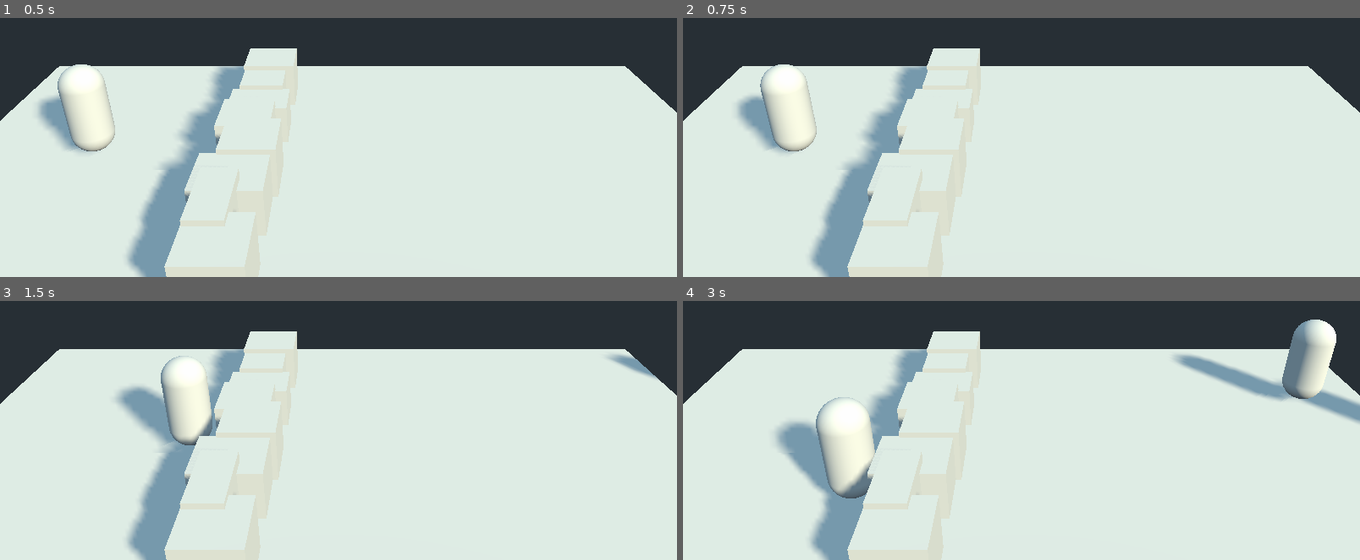
Above: before the commit, frames 1-4 (two rows, left to right).
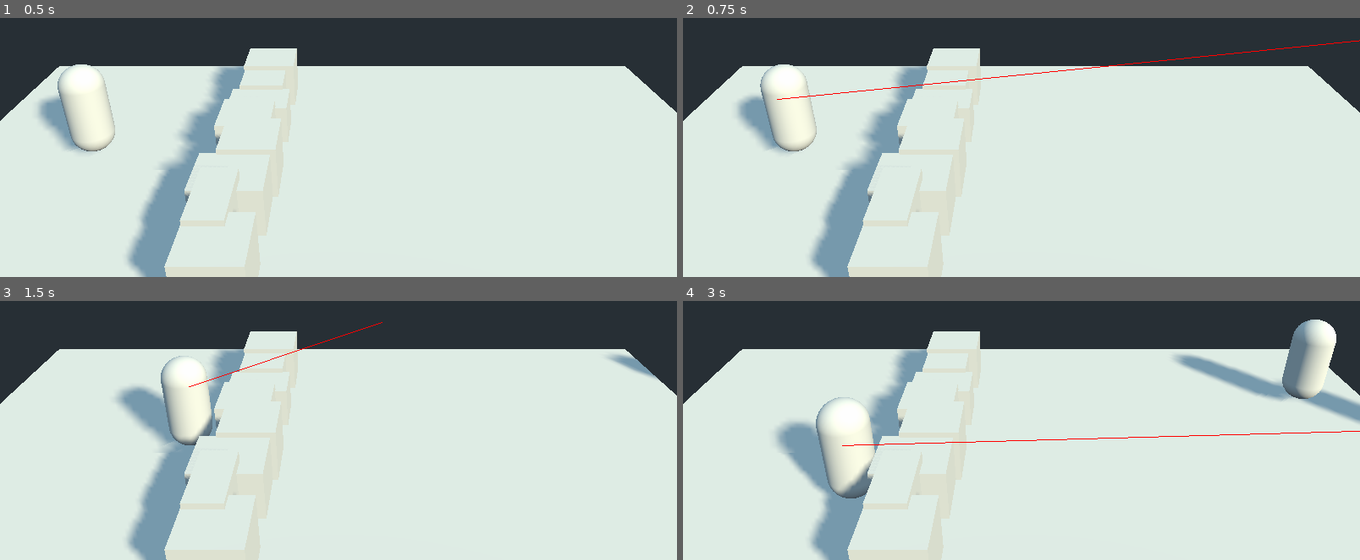
Above: after the commit, the same moments.

Repository: BFrizzleFoShizzle/UntitledZombieGame
Game: Godot game, scene res://World.tscn
Two runs of this game, one before a commit and one after it. Both use one fixed random seed, a clock stepped at 60 frames per second and the inputs below.
Inputs (mouse positions are in pixels of both pictures, inside the frame that each line leads up to):
- Up to frame 1 (0.5 s): no input
- Up to frame 2 (0.75 s): tap Enter at 0.5 s; move the mouse to (1170, 59) at 0.52 s; hold Right (ui_right) from 0.53 s (still down); click (1170, 59) at 0.67 s
- Up to frame 3 (1.5 s): move the mouse to (203, 381) at 1.27 s; release Right (ui_right) at 1.28 s; hold Down (ui_down) from 1.28 s (still down); click (203, 381) at 1.42 s
- Up to frame 4 (3 s): move the mouse to (outside the picture) at 2.02 s; release Down (ui_down) at 2.03 s; hold Right (ui_right) 2.03-2.78 s; click (outside the picture) at 2.17 s; move the mouse to (987, 440) at 2.77 s; hold Up (ui_up) from 2.78 s (still down); click (987, 440) at 2.92 s

Frame 1 is identical in both runs. In frame 2, 0.3% of the frame differs, in the area x 13-100%, y 8-32%; in frame 3, less than 0.1%; in frame 4, 0.2%.

Commit message:
Better shooting

Diff:
--- a/Player.gd
+++ b/Player.gd
@@ -32,13 +32,28 @@
 	if event is InputEventMouseButton:
 		if event.button_index  == 1 && event.pressed == true:
 			var rayOrigin = global_transform.origin + Vector3(0.0, 0.2, 0.0)
-			print(rayOrigin)
-			var result = get_world().direct_space_state.intersect_ray(rayOrigin, rayOrigin + Vector3(10, 0, 0), [self])
-			if result:
-				if result.collider is Enemy:
-					print("Enemy hit!")
-					result.collider.take_damage(damage)
-				#print("Hit at point: ", result.position, result.collider,  result.collider is Enemy, result.collider.get_script(), result.collider.get_script() is Enemy, result.collider_id)
+
+			var camera = get_viewport().get_camera()
+			var pixelRayOrigin = camera.project_ray_origin(event.position)
+			var pixelRayDir = camera.project_ray_normal(event.position)
+			var pixelResult = get_world().direct_space_state.intersect_ray(pixelRayOrigin, pixelRayOrigin + pixelRayDir * 200.0, [], 2147483647, false, true)
+			#if pixelResult:
+			#	print("Hit at point: ", pixelResult.position, pixelResult.collider)
+			if pixelResult:
+				var rayTarget = pixelResult.position
+				var rayDir = (rayTarget - rayOrigin)
+				rayDir = Vector3(rayDir.x, 0.0, rayDir.z);
+				var rayEnd = rayOrigin + rayDir*20.0
+				var result = get_world().direct_space_state.intersect_ray(rayOrigin, rayEnd, [self])
+				if result:
+					get_node("/root/World/RayDraw").queue_ray(rayOrigin, result.position)
+					if result.collider is Enemy:
+						#print("Enemy hit!")
+						result.collider.take_damage(damage)
+				else:
+					# Miss
+					get_node("/root/World/RayDraw").queue_ray(rayOrigin, rayEnd)
+					#print("Hit at point: ", result.position, result.collider,  result.collider is Enemy, result.collider.get_script(), result.collider.get_script() is Enemy, result.collider_id)
 
 # Called every frame. 'delta' is the elapsed time since the previous frame.
 func _process(delta):
--- /dev/null
+++ b/RayDraw.gd
@@ -0,0 +1,49 @@
+extends Control
+
+
+# Declare member variables here. Examples:
+# var a = 2
+# var b = "text"
+
+
+var queuedLines = []
+var currLines = []
+
+# true if no segments are drawn
+var is_clear = true
+
+var UpdateTimeDelta = 0.1
+var currUpdateTime = 0.0
+
+# queue drawing of ray next frame
+func queue_ray(startPoint, endPoint):
+	queuedLines.append([startPoint, endPoint])
+
+
+# Called when the node enters the scene tree for the first time.
+func _ready():
+	pass # Replace with function body.
+
+func _draw():
+	var camera = get_viewport().get_camera()
+	for line in currLines:
+		print(line[1])
+		print(camera.unproject_position(line[1]))
+		draw_line(camera.unproject_position(line[0]), camera.unproject_position(line[1]), Color(1,0,0))
+	pass # Replace with function body.
+
+# Called every frame. 'delta' is the elapsed time since the previous frame.
+func _process(delta):
+	currUpdateTime += delta
+	if currUpdateTime > UpdateTimeDelta:
+		currUpdateTime -= UpdateTimeDelta
+
+		currLines = queuedLines
+		queuedLines = []
+		if currLines.size() > 0:
+			is_clear = false
+			update()
+		elif !is_clear:
+			update()
+			is_clear = true
+	pass
--- a/World.tscn
+++ b/World.tscn
@@ -1,6 +1,7 @@
-[gd_scene load_steps=12 format=2]
+[gd_scene load_steps=15 format=2]
 
 [ext_resource path="res://Player.gd" type="Script" id=1]
+[ext_resource path="res://RayDraw.gd" type="Script" id=2]
 [ext_resource path="res://World.gd" type="Script" id=3]
 
 [sub_resource type="PhysicsMaterial" id=7]
@@ -23,6 +24,12 @@
 extents = Vector3( 0.5, 0.5, 0.5 )
 
 [sub_resource type="BoxShape" id=8]
+
+[sub_resource type="BoxShape" id=10]
+extents = Vector3( 15, 0.2, 15 )
+
+[sub_resource type="CubeMesh" id=11]
+size = Vector3( 10, 0.2, 10 )
 
 [node name="World" type="Spatial"]
 script = ExtResource( 3 )
@@ -178,24 +185,47 @@
 material/0 = null
 
 [node name="CollisionShape" type="CollisionShape" parent="Terrain/Floor"]
-transform = Transform( 1, 0, 0, 0, 1, -4.44089e-16, 0, 0, 1, 0, 2.22045e-16, -0.5 )
+transform = Transform( 1, 0, 0, 0, 1, -8.88178e-16, 0, 2.84217e-14, 1, 0, 4.44089e-16, -0.5 )
 shape = SubResource( 6 )
 
 [node name="Bounds" type="StaticBody" parent="Terrain"]
 
 [node name="CollisionShape" type="CollisionShape" parent="Terrain/Bounds"]
-transform = Transform( 1, 0, 0, 0, 1, 0, 0, 0, 5, -7.5, 0, 0 )
+transform = Transform( 1, 0, 0, 0, 5, 0, 0, 0, 5, -7.5, 0, 0 )
 shape = SubResource( 8 )
 
 [node name="CollisionShape2" type="CollisionShape" parent="Terrain/Bounds"]
-transform = Transform( 7.5, 0, 0, 0, 1, 0, 0, 0, 1, 0, 0, -4 )
+transform = Transform( 15, 0, 0, 0, 5, 0, 0, 0, 1, 0, 0, -4 )
 shape = SubResource( 8 )
 
 [node name="CollisionShape3" type="CollisionShape" parent="Terrain/Bounds"]
-transform = Transform( 7.5, 0, 0, 0, 1, 0, 0, 0, 0.5, 0, 0, 4 )
+transform = Transform( 15, 0, 0, 0, 5, 0, 0, 0, 0.5, 0, 0, 4 )
+shape = SubResource( 8 )
+
+[node name="CollisionShape4" type="CollisionShape" parent="Terrain/Bounds"]
+transform = Transform( 1, 0, 0, 0, 5, 0, 0, 0, 5, 14, 0, 0 )
 shape = SubResource( 8 )
 
 [node name="DirectionalLight" type="DirectionalLight" parent="."]
 transform = Transform( 0.820092, 0.0312924, 0.571375, -0.41043, 0.727944, 0.549222, -0.398743, -0.684922, 0.609825, 0, 2.64186, 0 )
 light_color = Color( 1, 0.972549, 0.831373, 1 )
 shadow_enabled = true
+
+[node name="RayDraw" type="Control" parent="."]
+margin_right = 40.0
+margin_bottom = 40.0
+script = ExtResource( 2 )
+__meta__ = {
+"_edit_use_anchors_": false
+}
+
+[node name="Area" type="Area" parent="."]
+
+[node name="AttackPlane" type="CollisionShape" parent="Area"]
+transform = Transform( 1, 0, 0, 0, 1, 0, 0, 0, 1, 0, 1, 0 )
+shape = SubResource( 10 )
+
+[node name="MeshInstance" type="MeshInstance" parent="Area/AttackPlane"]
+visible = false
+mesh = SubResource( 11 )
+material/0 = null
